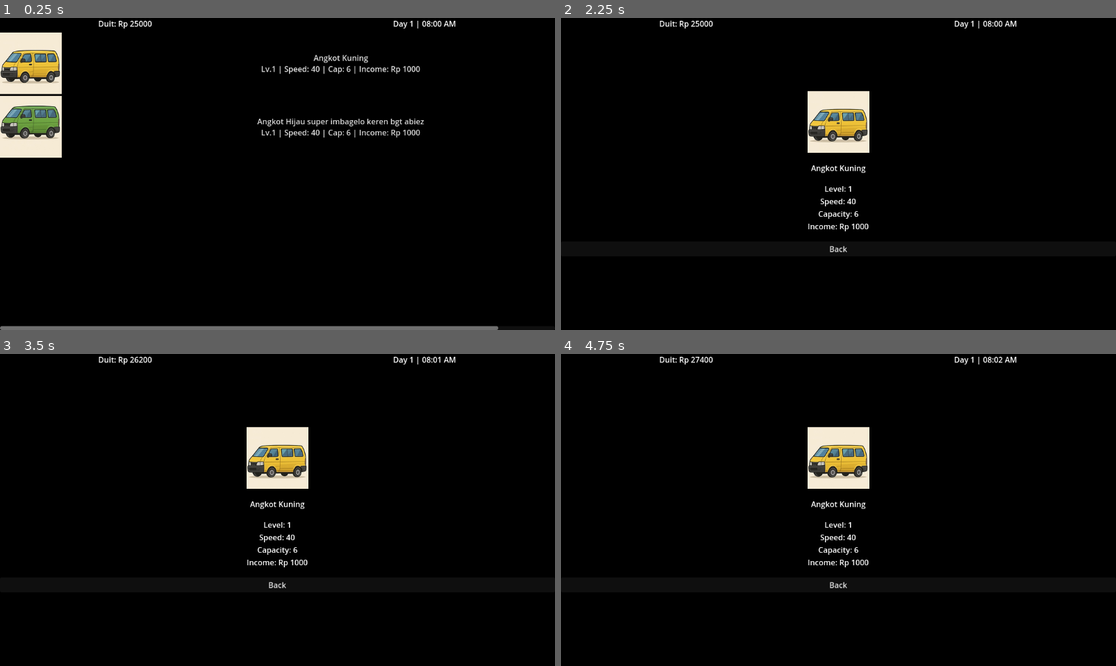
Above: before the commit, frames 1-4 (two rows, left to right).
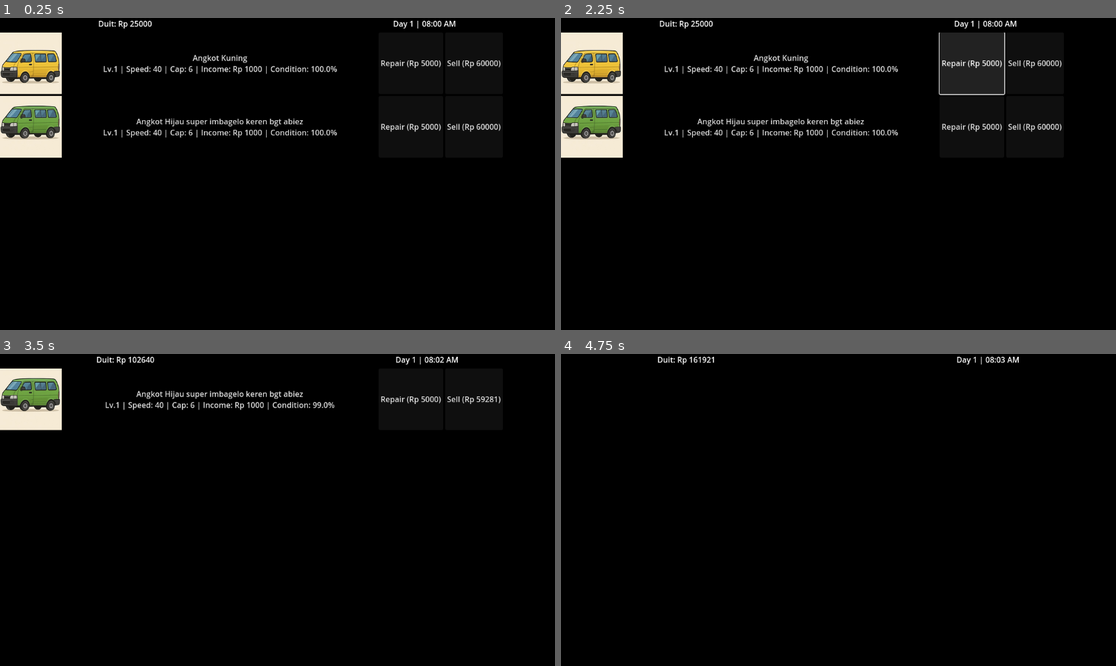
Above: after the commit, the same moments.

Repository: murifq/individual-game-jam
Game: Godot game, scene res://scenes/MainUI/MainUI.tscn
Two runs of this game, one before a commit and one after it. Both use one fixed random seed, a clock stepped at 60 frames per second and the inputs below.
Inputs (mouse positions are in pixels of both pictures, inside the frame that each line leads up to):
- Up to frame 1 (0.25 s): no input
- Up to frame 2 (2.25 s): click (594, 64) at 0.52 s; click "Back" at 1.25 s; click (971, 64) at 2 s, where only the run after the commit has a clickable "Repair (Rp 5000)"
- Up to frame 3 (3.5 s): click (471, 400) at 2.75 s, where only the run after the commit has a clickable "Sell (Rp 59640)"
- Up to frame 4 (4.75 s): click (1032, 400) at 3.5 s, where only the run after the commit has a clickable "Sell (Rp 59281)"; tap Enter at 4.25 s

The runs differ from the first frame. In frame 1, 3.6% of the frame differs, in the area x 0-91%, y 11-100%; in frame 2, 11%, in the area x 0-91%, y 4-76%; in frame 3, 6.2%; in frame 4, 3.0%.

Commit message:
add repair and sell feature, also change it simulatanously on main ui scene

Diff:
--- a/scenes/MainUI/MainUI.tscn
+++ b/scenes/MainUI/MainUI.tscn
@@ -1,8 +1,9 @@
-[gd_scene load_steps=4 format=3 uid="uid://d1dxhlx0pw8bv"]
+[gd_scene load_steps=5 format=3 uid="uid://d1dxhlx0pw8bv"]
 
 [ext_resource type="Script" path="res://scripts/MainUI/main_ui.gd" id="1_6gwic"]
 [ext_resource type="Texture2D" uid="uid://dhr1hbu3sgl8j" path="res://assets/AngkotHijau.png" id="2_ciema"]
 [ext_resource type="PackedScene" uid="uid://c6243b85k6e7" path="res://scenes/components/InformationBar.tscn" id="2_mlvbv"]
+[ext_resource type="Script" path="res://scripts/time/time_manager.gd" id="4_bkq7u"]
 
 [node name="MainUI" type="ColorRect" groups=["time_display"]]
 anchors_preset = 15
@@ -65,7 +66,24 @@
 texture_normal = ExtResource("2_ciema")
 
 [node name="AngkotLabel" type="Button" parent="MarginContainer/ScrollContainer/AngkotList/AngkotItem"]
-custom_minimum_size = Vector2(1152, 128)
+custom_minimum_size = Vector2(650, 128)
 layout_mode = 2
-text = "halo aku ganteng bgt loh masa kamu gamau"
+text = "Angkot Name
+Lv.1 | Speed: 40 | Cap: 6 | Income: Rp 1000 | Condition: 100%"
 flat = true
+
+[node name="RepairButton" type="Button" parent="MarginContainer/ScrollContainer/AngkotList/AngkotItem"]
+layout_mode = 2
+text = "Repair"
+
+[node name="SellButton" type="Button" parent="MarginContainer/ScrollContainer/AngkotList/AngkotItem"]
+layout_mode = 2
+text = "Sell"
+
+[node name="TimeManager" type="Node" parent="." groups=["time_display"]]
+script = ExtResource("4_bkq7u")
+
+[node name="Timer" type="Timer" parent="TimeManager"]
+autostart = true
+
+[connection signal="timeout" from="TimeManager/Timer" to="." method="_on_timer_timeout"]
--- a/scripts/MainUI/main_ui.gd
+++ b/scripts/MainUI/main_ui.gd
@@ -7,64 +7,54 @@
 
 func _ready():
 	if not Global.is_initialized:
-		Global.reset_game()  # Only reset the game if it hasn't been initialized
+		Global.reset_game()
+
+	# Keep a reference to the template and make it invisible
+	angkot_item_template.visible = false
+
 	update_ui()
 
 func update_ui():
 	label_money.text = "Duit: Rp " + str(Global.money)
 
-	 #Clear existing items except templates
+	# Clear existing items EXCEPT the template
 	for child in angkot_list.get_children():
-		#if child != angkot_item_template:
+		if child != angkot_item_template:  # Skip the template
 			child.queue_free()
 
-	# Hide the template button
-	#angkot_item_template.visible = false
+	# Create buttons for each angkot
+	for angkot in Global.angkots:
+		var angkot_item = angkot_item_template.duplicate()
+		angkot_item.visible = true
 
-	# Create a button for each angkot
-	for angkot in Global.angkots:
-		# Duplicate the AngkotButton template
-		var angkot_item = angkot_item_template.duplicate()
-		#button.visible = true
-		# Set size constraints
-		angkot_item.size_flags_horizontal = Control.SIZE_EXPAND_FILL
-		angkot_item.size_flags_vertical = Control.SIZE_SHRINK_CENTER
-		# Update the content inside the button
 		var AngkotImage = angkot_item.get_node("AngkotImage")
-
-		#var color_rect = angkot_item.get_node("AngkotItemColored")
 		var AngkotLabel = angkot_item.get_node("AngkotLabel")
+		var RepairButton = angkot_item.get_node("RepairButton")
+		var SellButton = angkot_item.get_node("SellButton")
 
 		# Set the label text
-		AngkotLabel.text = "%s\nLv.%d | Speed: %d | Cap: %d | Income: Rp %d" % [
+		AngkotLabel.text = "%s\nLv.%d | Speed: %d | Cap: %d | Income: Rp %d | Condition: %.1f%%" % [
 			angkot.name,
 			angkot.upgrade_level,
 			angkot.speed,
 			angkot.capacity,
-			angkot.income_per_passenger
+			angkot.income_per_passenger,
+			angkot.condition
 		]
 
-		# Add texture (optional if you want to add an image)
-		var texture_rect = angkot_item.get_node("AngkotImage")
-		texture_rect.set_texture_normal(load(angkot.image_path))
-		#texture_rect.rect_min_size = Vector2(128, 128)  # Set image size to 128x128
-		print(texture_rect.get_texture_normal())
-		#print(texture_rect.set_texture_normal())
-		#texture_rect.texture = load(angkot.image_path)
+		# Add texture
+		AngkotImage.set_texture_normal(load(angkot.image_path))
 
-		# Connect the button's pressed signal to navigate to AngkotDetail
-# Connect the button's pressed signal to navigate to AngkotDetail
+		# Connect buttons
 		AngkotLabel.pressed.connect(self._on_angkot_button_pressed.bind(angkot))
 		AngkotImage.pressed.connect(self._on_angkot_button_pressed.bind(angkot))
+		RepairButton.text = "Repair (Rp 5000)"
+		RepairButton.connect("pressed", self._on_repair_button_pressed.bind(angkot))
+		SellButton.text = "Sell (Rp %d)" % angkot.calculate_sell_price()
+		SellButton.connect("pressed", self._on_sell_button_pressed.bind(angkot))
 
-		#print(angkot is Angkot)
-		# Add the button to the AngkotList
 		angkot_list.add_child(angkot_item)
 
-#func update_time_display():
-	#label_timer.text = "%s | %s" % [Global.get_day_string(), Global.get_time_string()]
-
-# Handle button press
 func _on_angkot_button_pressed(angkot: Angkot):
 	# Store the selected Angkot in Global
 	Global.selected_angkot = angkot
@@ -72,3 +62,25 @@
 
 	# Change to the AngkotDetail scene
 	get_tree().change_scene_to_file("res://scenes/MainUI/AngkotDetail.tscn")
+
+func _on_repair_button_pressed(angkot: Angkot):
+	# Repair the angkot if the player has enough money
+	var repair_cost = 500000
+	if Global.money >= repair_cost:
+		Global.money -= repair_cost
+		angkot.repair()
+		print("%s has been repaired!" % angkot.name)
+		update_ui()
+	else:
+		print("Not enough money to repair %s!" % angkot.name)
+
+func _on_sell_button_pressed(angkot: Angkot):
+	# Sell the angkot and update the player's money
+	var sell_price = angkot.calculate_sell_price()
+	Global.money += sell_price
+	Global.angkots.erase(angkot)  # Remove the angkot from the list
+	print("%s sold for Rp %d!" % [angkot.name, sell_price])
+	update_ui()
+
+func _on_timer_timeout():
+	_ready()
--- a/scripts/OOP/Ankot.gd
+++ b/scripts/OOP/Ankot.gd
@@ -12,7 +12,7 @@
 
 func operate():
 	# Generate money based on capacity and income per passenger
-	var income = capacity * income_per_passenger / 10
+	var income = capacity * income_per_passenger
 	Global.money += income
 
 	# Increase operation time and decrease condition
@@ -27,4 +27,14 @@
 func repair():
 	# Repair the angkot and restore its condition
 	condition = 100.0
+	#Global.money -= 500000
 	print("%s has been repaired!" % name)
+
+func calculate_sell_price() -> int:
+	# Base price is determined by capacity and income per passenger
+	var base_price = capacity * income_per_passenger * 10
+	# Reduce price based on operation time (e.g., 1% per 10 operation time)
+	var time_depreciation = base_price * (operation_time / 1000.0)
+	# Reduce price further based on condition
+	var condition_factor = condition / 100.0
+	return int(base_price - time_depreciation) * condition_factor
